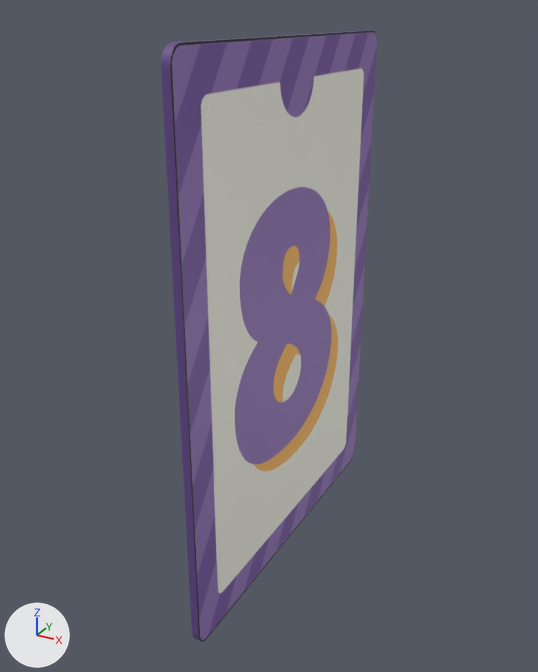
The FBX model Assets/Resources/Model/Card/Number/m_card_8.fbx, before and after one commit.
Camera for both pictures: a 50 mm camera at (1.73, -3.44, 1.51) aimed at (-0.11, -0.09, -0.16). The axes (+X, +Y, +Z) are drawn at lower left. The lights are the same throughout. The older version comes first. Where no turn or scale is listed for an object, it has been applied to the vertices.

The first picture shows 'Card'.
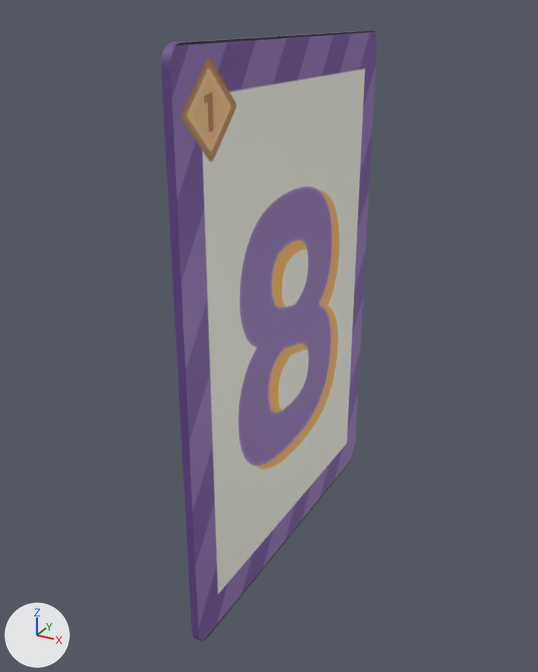
The change in detail:
Picture 'Card_Number_8.png' (img_card_number_8_png) is new.
Material 'Front' (mat_front) changes its picture from img_8_png to img_card_number_8_png.
me_plane has 72 vertices, 38 faces and spans x -0.04..0.0, y -1.04..1.04, z -1.5..1.45.
me_plane is used by ob_card; location (0.0, 0.0, -0.053).
me_plane part 1: texture (UV) coordinates of 1 of 38 faces, centred in x 0.0, y 0.0, z -0.03, changed; they spanned u 0.18..0.81, v 0.06..0.94 and now span u 0.27..0.73, v 0.18..0.82.

Changed parts and their boxes [x1, y1, x2, y2] in the pictures (538 x 672 px):
'Card', surface changed
    both: [167, 31, 377, 642]
part 1 of me_plane, surface changed
    both: [170, 31, 377, 642]
